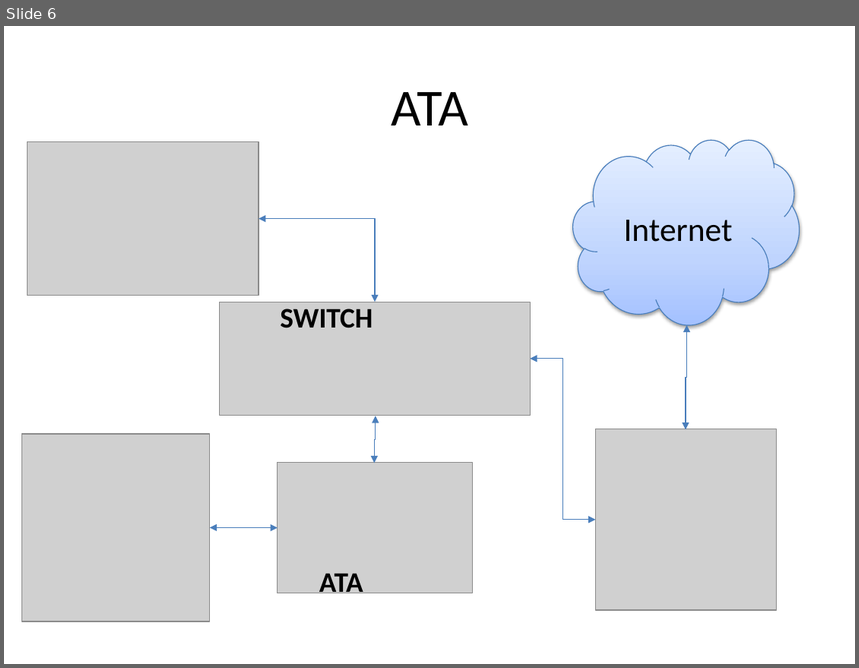
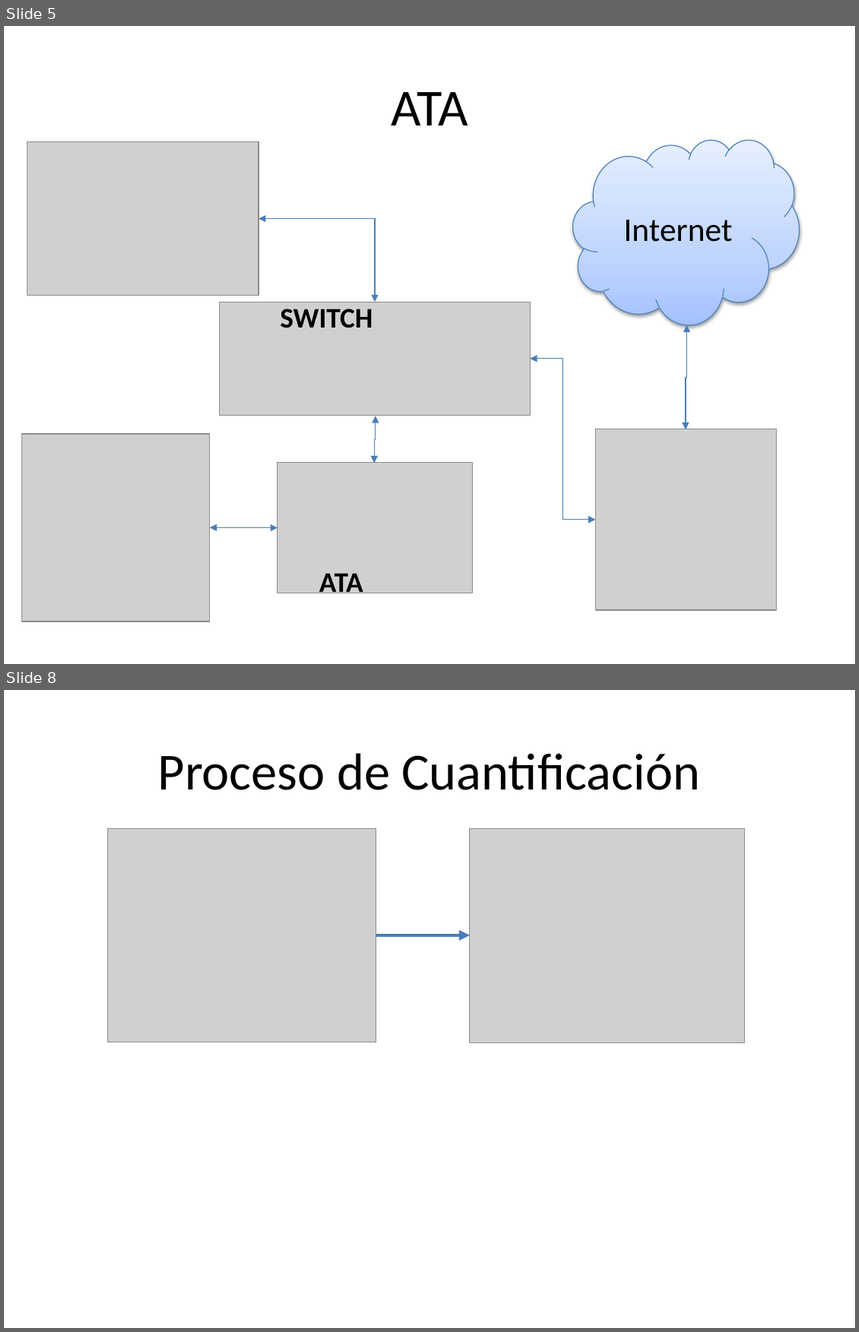
Before and after one commit to damndamm/Seminario, a slide deck: images/imagenes_seminario.pptx. Shown one above the other, each under a label of ours: slide 6 before the commit, slides 5 and 8 after it; the slides between them are not shown. The pictures are 859x668 and 859x1332 pixels, drawn with LibreOffice and Linux fonts; fonts in the diff are those of the drawing; grey boxes stand for pictures. Boxes give left, top, right and bottom in pixels: in the first picture for what was removed or moved away, otherwise in the second. Text is boxed around its words. In the diff, an @@ line names an element or a change of style, - is before the commit and + after.

```diff
--- a/images/imagenes_seminario.pptx
+++ b/images/imagenes_seminario.pptx
@@ slide 8 added at <box>4,690,855,1328</box>, background #FFFFFF @@
@@ title added at <box>158,753,701,790</box>, 44 pt, text #000000 @@
+Proceso de Cuantificación
@@ picture added at <box>108,829,376,1043</box> @@
@@ picture added at <box>470,829,744,1043</box> @@
@@ arrow added from (376, 935) to (470, 935), #4B7EBC 3 pt @@
@@ what was slide 6 is now slide 5 @@
```
Also in this commit, not shown: 5 other slides added, 1 slide removed, 6 other files.
